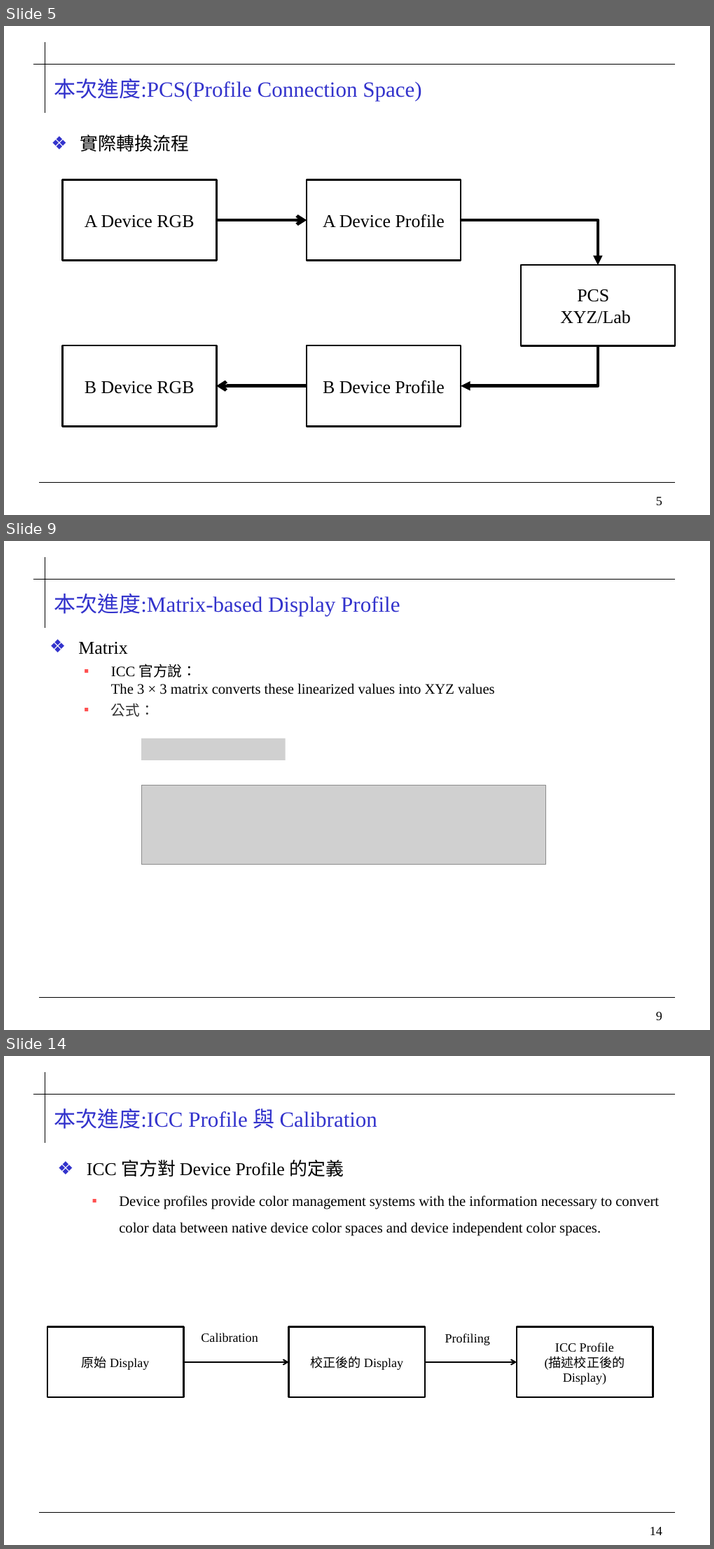
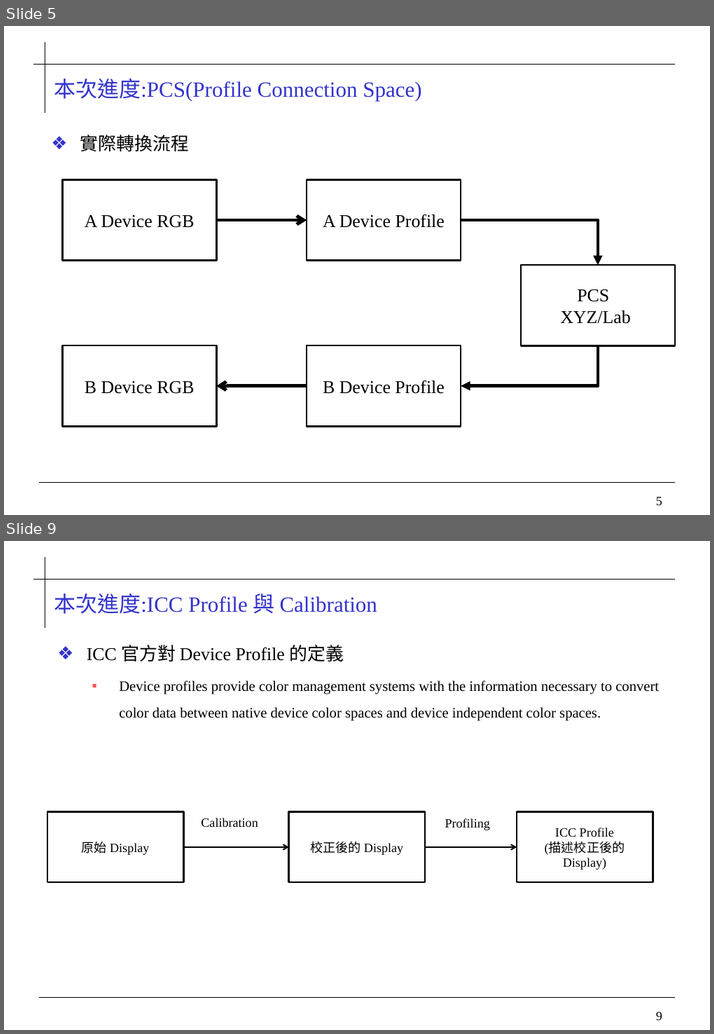
Before and after one commit to 0ilasis0/home, a slide deck: ICCPROFILE_0920.pptx. Shown one above the other, each under a label of ours: slides 5, 9 and 14 before the commit, slides 5 and 9 after it; the slides between them are not shown. The pictures are 714x1549 and 714x1034 pixels, drawn with LibreOffice and Linux fonts; fonts in the diff are those of the drawing; grey boxes stand for pictures; background and template pictures are left out. Boxes give left, top, right and bottom in pixels: in the first picture for what was removed or moved away, otherwise in the second. Text is boxed around its words. In the diff, an @@ line names an element or a change of style, - is before the commit and + after.

```diff
--- a/ICCPROFILE_0920.pptx
+++ b/ICCPROFILE_0920.pptx
@@ slide 9 removed at [4,541,710,1030], background #FFFFFF; not listed: 4 template elements that a slide beside it also shows @@
@@ title removed at [54,593,400,616] @@
-本次進度:Matrix-based Display Profile
@@ text removed at [78,642,495,717] @@
-  ❖ Matrix
-  ▪ ICC 官方說：
-    The 3 × 3 matrix converts these linearized values into XYZ values
-  ▪ 公式：
@@ picture removed at [141,738,285,761] @@
@@ picture removed at [141,785,546,864] @@
@@ what was slide 14 is now slide 9 @@
@@ page number at [656,1011,662,1020]: text changed @@
-14
+9
```
Also in this commit, not shown: 10 slides changed, 1 other slide removed.
